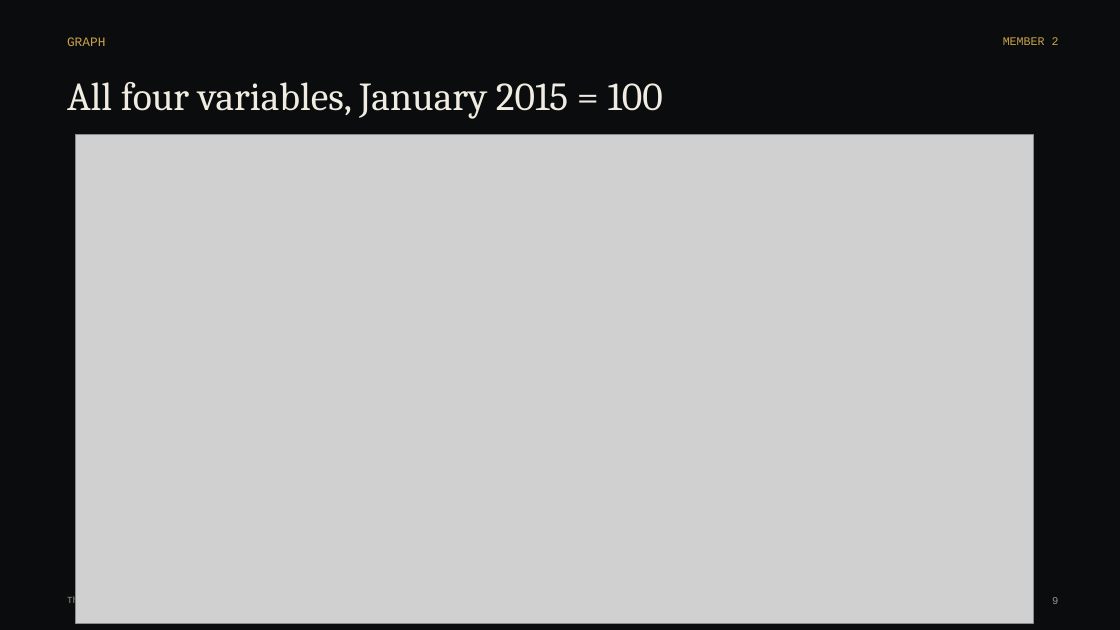
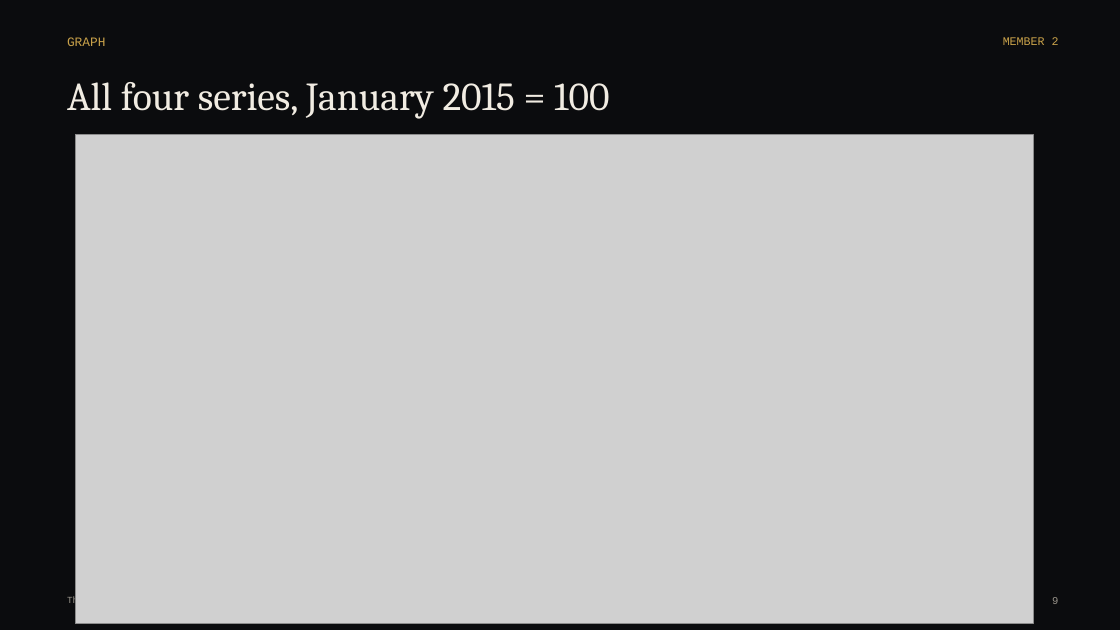
Before and after one commit to ruufaayl/fallingrupee, a slide deck: slide 9 of presentation/The_Price_of_a_Falling_Rupee_Deck.pptx. Drawn at 1120x630 pixels with LibreOffice and Linux fonts; fonts in the diff are those of the drawing; grey boxes stand for pictures. Boxes give left, top, right and bottom in pixels: in the first picture for what was removed or moved away, otherwise in the second. Text is boxed around its words. In the diff, an @@ line names an element or a change of style, - is before the commit and + after.

```diff
--- a/presentation/The_Price_of_a_Falling_Rupee_Deck.pptx
+++ b/presentation/The_Price_of_a_Falling_Rupee_Deck.pptx
@@ text at (67,82,609,119): text changed @@
-All four variables, January 2015 = 100
+All four series, January 2015 = 100
```
Also in this commit, not shown: 15 other slides changed, 4 slides added, 3 slides removed, 34 other files.
